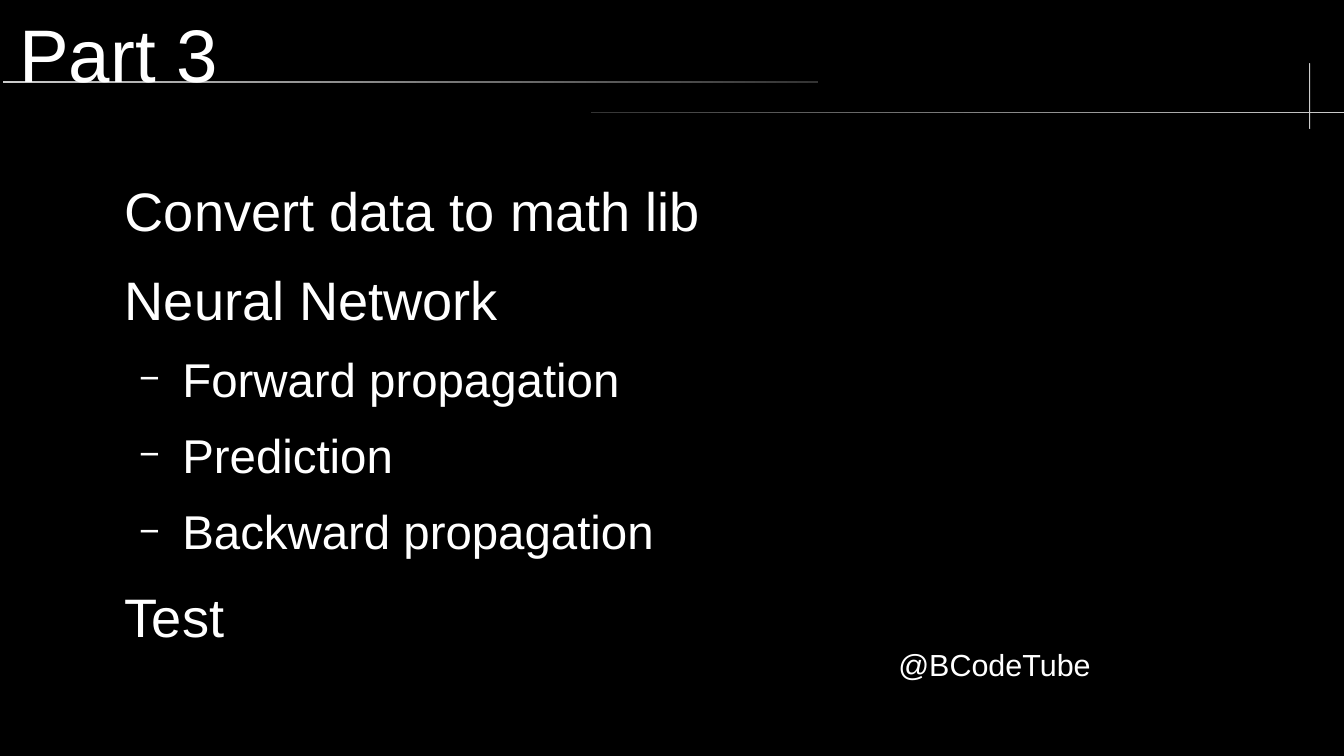
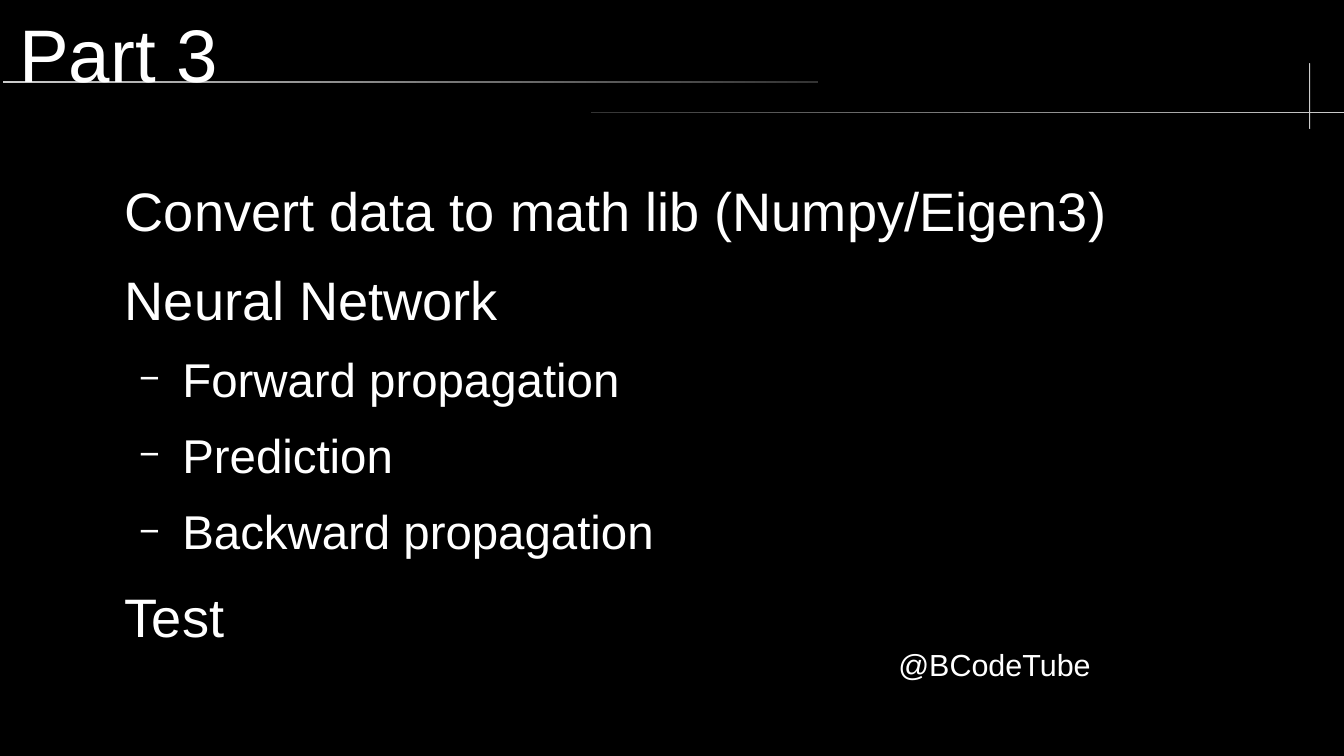
Before and after one commit to brccabral/Cpp_Python_MNIST, a slide deck: slide 13 of MNIST.odp. Drawn at 1344x756 pixels with LibreOffice and Linux fonts; fonts in the diff are those of the drawing; background and template pictures are left out. Boxes give left, top, right and bottom in pixels: in the first picture for what was removed or moved away, otherwise in the second. Text is boxed around its words. In the diff, an @@ line names an element or a change of style, - is before the commit and + after.

Commit message:
updated part 5

```diff
--- a/MNIST.odp
+++ b/MNIST.odp
@@ text at (125, 191, 1106, 240): text changed @@
-Convert data to math lib
+Convert data to math lib (Numpy/Eigen3)
```
Also in this commit, not shown: 1 other slide changed.
